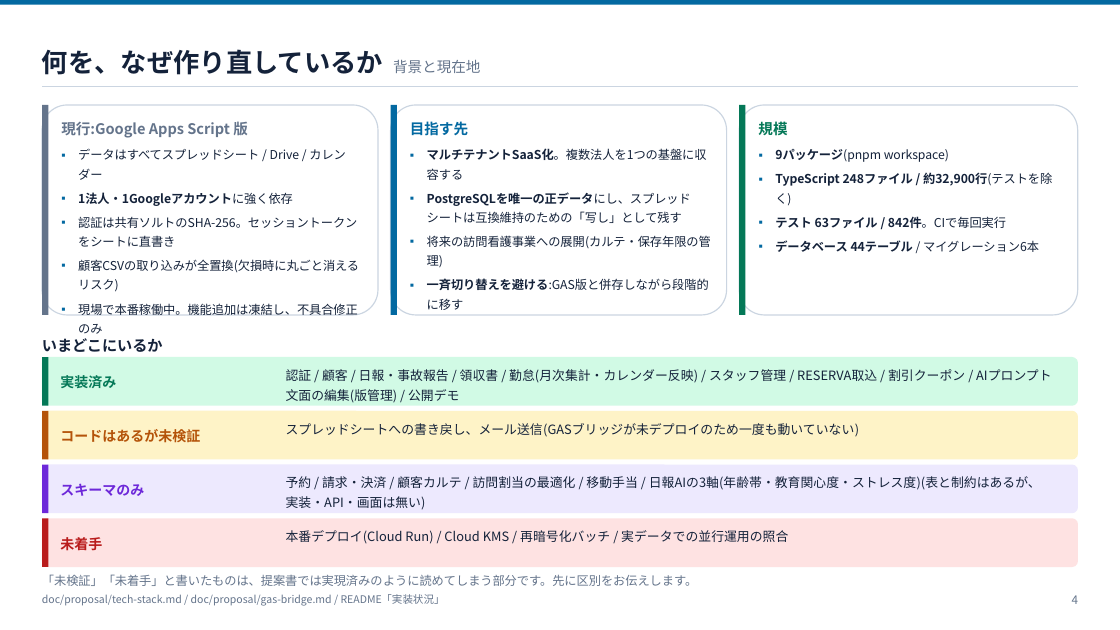
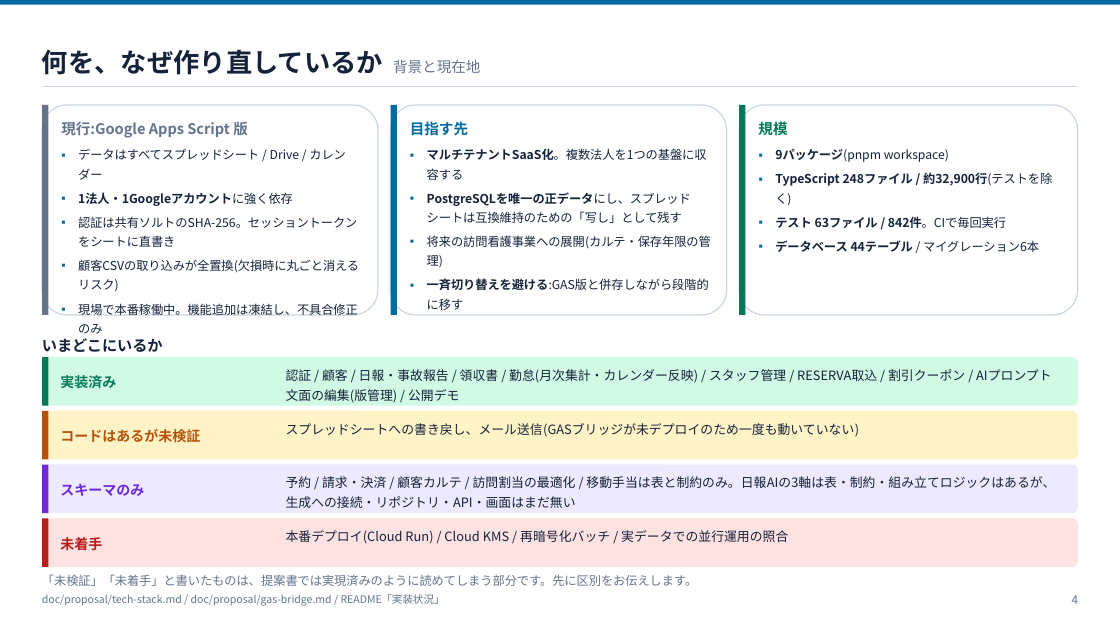
Before and after one commit to ohru131/katahimo-app, a slide deck: slide 4 of doc/slides/architecture.pptx. Drawn at 1120x630 pixels with LibreOffice and Linux fonts; fonts in the diff are those of the drawing. Boxes give left, top, right and bottom in pixels: in the first picture for what was removed or moved away, otherwise in the second. Text is boxed around its words. In the diff, an @@ line names an element or a change of style, - is before the commit and + after.

```diff
--- a/doc/slides/architecture.pptx
+++ b/doc/slides/architecture.pptx
@@ text at box(286, 476, 1055, 508): text changed @@
-予約 / 請求・決済 / 顧客カルテ / 訪問割当の最適化 / 移動手当 / 日報AIの3軸(年齢帯・教育関心度・ストレス度)(表と制約はあるが、実装・API・画面は無い)
+予約 / 請求・決済 / 顧客カルテ / 訪問割当の最適化 / 移動手当は表と制約のみ。日報AIの3軸は表・制約・組み立てロジックはあるが、生成への接続・リポジトリ・API・画面はまだ無い
```
Also in this commit, not shown: 2 other slides changed, 4 other files.
